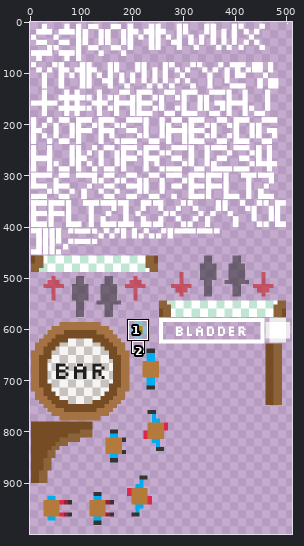
Edited in one commit: sprite sheet (Assets/Resources/Atlases/MainSheet-sixPack.png). Above, an overview of the earlier version with the close-up marked.
Close-up. The starting point:
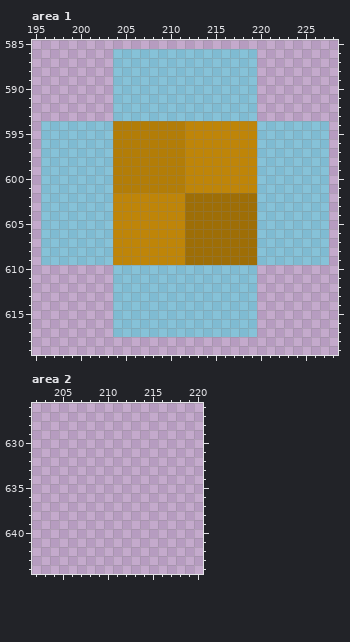
The file is 512x1024 pixels. Pixels under 10% opacity are left out. Colours within 5 levels of each other are drawn and written as one. Shown: area 1: x 195..228, y 585..619; area 2: x 202..220, y 626..644. The wide view leaves out empty margins. The commit also changed other parts of the picture, which this record leaves out.
Now the later version:
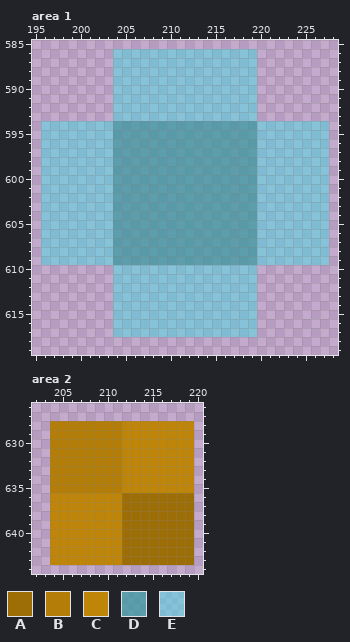
Palette (. is transparent): A #9e6e06  B #b37d07  C #bf8508  D #34999fb8  E #49d9e380
The edit:
--- area 1
@@ x 202..221 @@
 593 ..EEEEEEEEEEEEEEEE..
-594 EEBBBBBBBBCCCCCCCCEE
-595 EEBBBBBBBBCCCCCCCCEE
-596 EEBBBBBBBBCCCCCCCCEE
-597 EEBBBBBBBBCCCCCCCCEE
-598 EEBBBBBBBBCCCCCCCCEE
-599 EEBBBBBBBBCCCCCCCCEE
-600 EEBBBBBBBBCCCCCCCCEE
-601 EEBBBBBBBBCCCCCCCCEE
-602 EECCCCCCCCAAAAAAAAEE
-603 EECCCCCCCCAAAAAAAAEE
-604 EECCCCCCCCAAAAAAAAEE
-605 EECCCCCCCCAAAAAAAAEE
-606 EECCCCCCCCAAAAAAAAEE
-607 EECCCCCCCCAAAAAAAAEE
-608 EECCCCCCCCAAAAAAAAEE
-609 EECCCCCCCCAAAAAAAAEE
+594 EEDDDDDDDDDDDDDDDDEE
+595 EEDDDDDDDDDDDDDDDDEE
+596 EEDDDDDDDDDDDDDDDDEE
+597 EEDDDDDDDDDDDDDDDDEE
+598 EEDDDDDDDDDDDDDDDDEE
+599 EEDDDDDDDDDDDDDDDDEE
+600 EEDDDDDDDDDDDDDDDDEE
+601 EEDDDDDDDDDDDDDDDDEE
+602 EEDDDDDDDDDDDDDDDDEE
+603 EEDDDDDDDDDDDDDDDDEE
+604 EEDDDDDDDDDDDDDDDDEE
+605 EEDDDDDDDDDDDDDDDDEE
+606 EEDDDDDDDDDDDDDDDDEE
+607 EEDDDDDDDDDDDDDDDDEE
+608 EEDDDDDDDDDDDDDDDDEE
+609 EEDDDDDDDDDDDDDDDDEE
 610 ..EEEEEEEEEEEEEEEE..
--- area 2
@@ x 202..220 @@
 627 ...................
-628 ...................
-629 ...................
-630 ...................
-631 ...................
-632 ...................
-633 ...................
-634 ...................
-635 ...................
-636 ...................
-637 ...................
-638 ...................
-639 ...................
-640 ...................
-641 ...................
-642 ...................
-643 ...................
+628 ..BBBBBBBBCCCCCCCC.
+629 ..BBBBBBBBCCCCCCCC.
+630 ..BBBBBBBBCCCCCCCC.
+631 ..BBBBBBBBCCCCCCCC.
+632 ..BBBBBBBBCCCCCCCC.
+633 ..BBBBBBBBCCCCCCCC.
+634 ..BBBBBBBBCCCCCCCC.
+635 ..BBBBBBBBCCCCCCCC.
+636 ..CCCCCCCCAAAAAAAA.
+637 ..CCCCCCCCAAAAAAAA.
+638 ..CCCCCCCCAAAAAAAA.
+639 ..CCCCCCCCAAAAAAAA.
+640 ..CCCCCCCCAAAAAAAA.
+641 ..CCCCCCCCAAAAAAAA.
+642 ..CCCCCCCCAAAAAAAA.
+643 ..CCCCCCCCAAAAAAAA.
 644 ...................
Where, in picture pixels (left, top, right, bottom), the same in both close-ups:
changed: (113, 121, 257, 265)
added: (50, 421, 194, 565)
